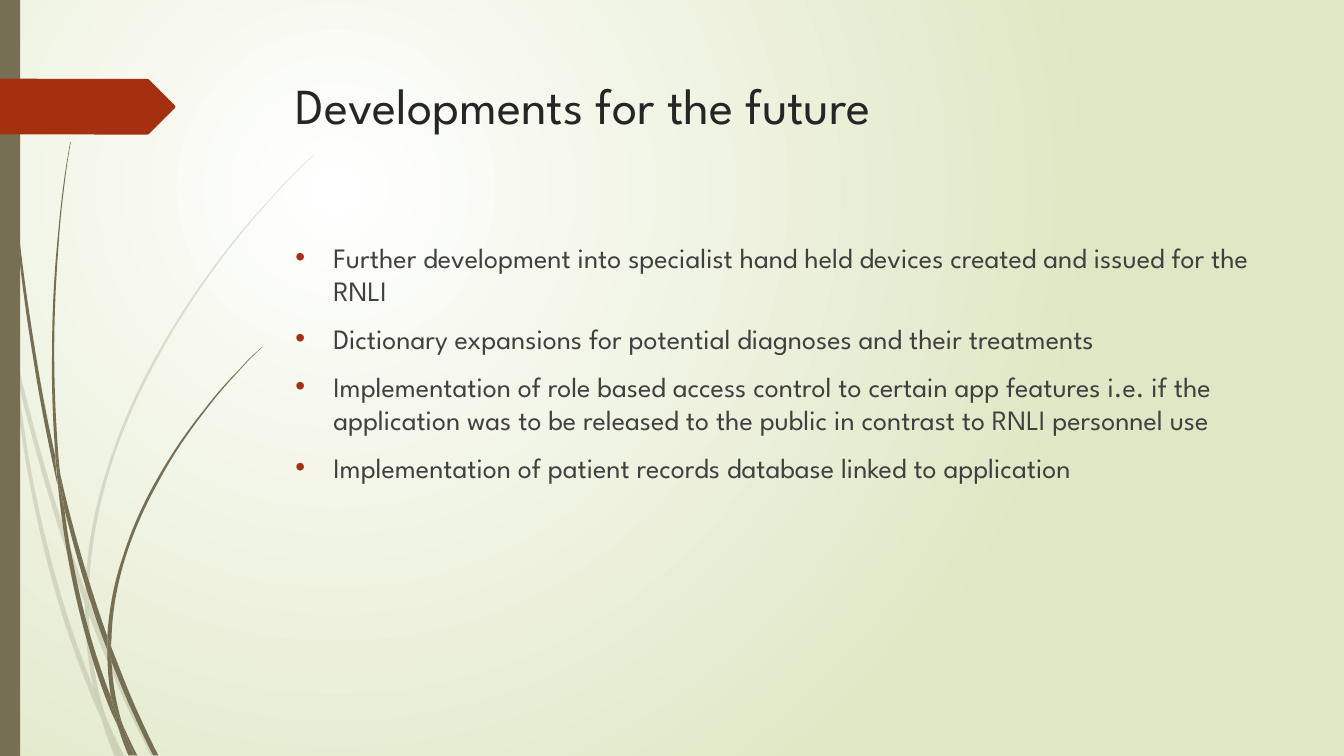
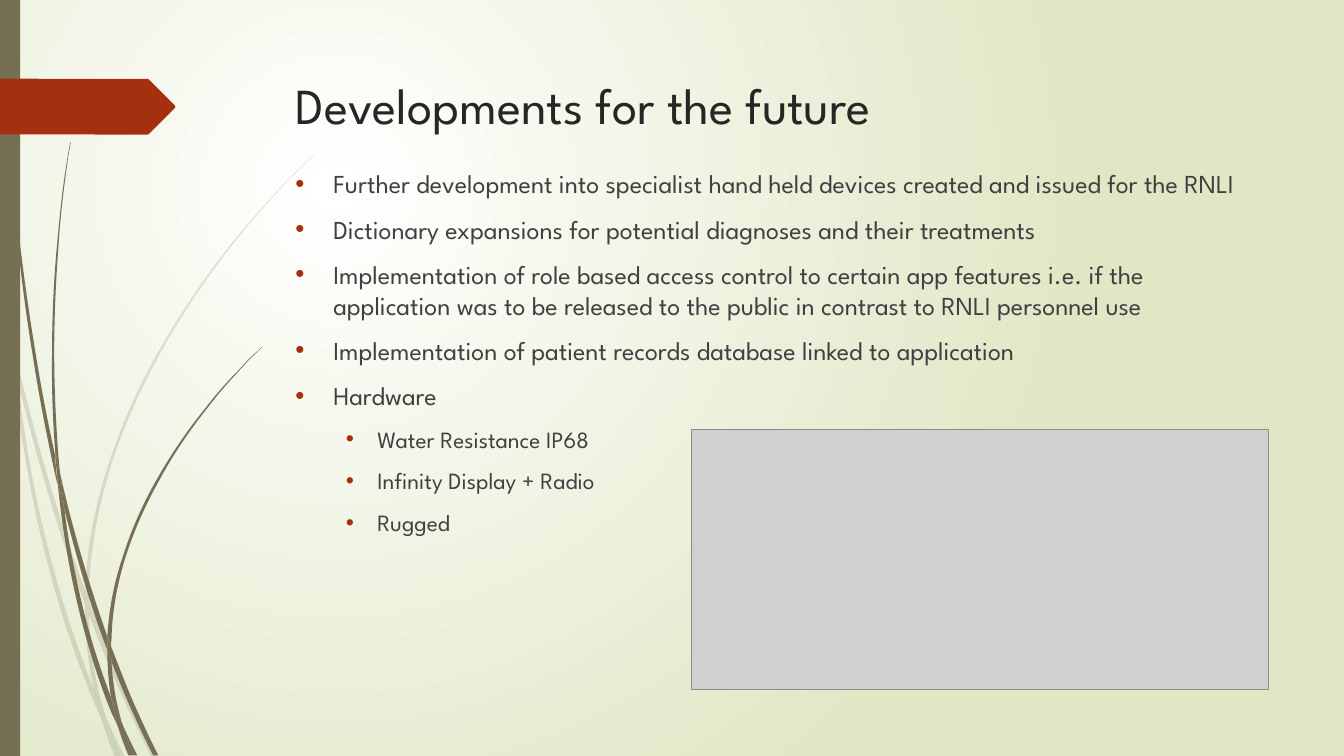
Before and after one commit to bournemouth17/team-5, a slide deck: slide 7 of RNLI.pptx (slide 11 before the commit). Drawn at 1344x756 pixels with LibreOffice and Linux fonts; fonts in the diff are those of the drawing; grey boxes stand for pictures. Boxes give left, top, right and bottom in pixels: in the first picture for what was removed or moved away, otherwise in the second. Text is boxed around its words. In the diff, an @@ line names an element or a change of style, - is before the commit and + after.

```diff
--- a/RNLI.pptx
+++ b/RNLI.pptx
@@ text "Further development into specialist hand ..." moved from (x1=333, y1=248, x2=1248, y2=484) to (x1=333, y1=175, x2=1233, y2=536) @@
@@ text at (x1=333, y1=175, x2=1233, y2=366): size 20 to 18.5 pt in "Further development into specialist hand held devices ...", "Dictionary expansions for potential diagnoses and their ...", "Implementation of role based access control to ...", "Implementation of patient records database linked to ..." @@
@@ text at (x1=333, y1=387, x2=594, y2=536): paragraphs added @@
+• Hardware
+  • Water Resistance IP68
+  • Infinity Display + Radio
+  • Rugged
@@ picture added at (x1=692, y1=431, x2=1268, y2=690) @@
```
Also in this commit, not shown: 4 other slides changed, 2 slides added, 8 slides removed.
